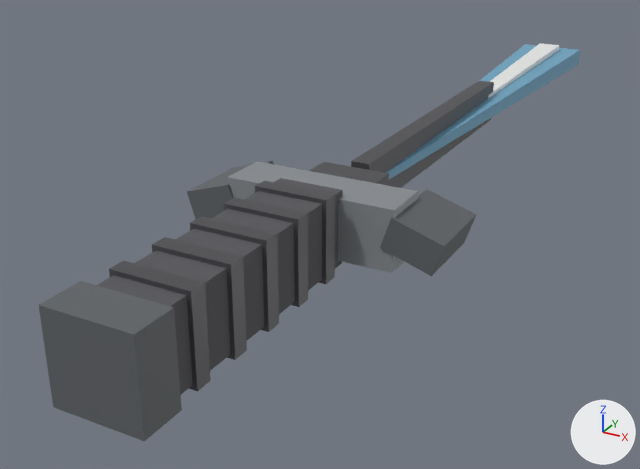
Two versions of the Blender file assets/source/wpn_plasma_blade.blend, one commit apart.
Both versions are drawn from a camera (50 mm lens) standing at (0.185, -0.323, 0.158) and looking at (-0.041, 0.088, -0.047). The axes (+X, +Y, +Z) are drawn at lower right. The lights are the same throughout. The first picture is the older version.

Objects in the first picture: 'wpn_plasma_blade'.
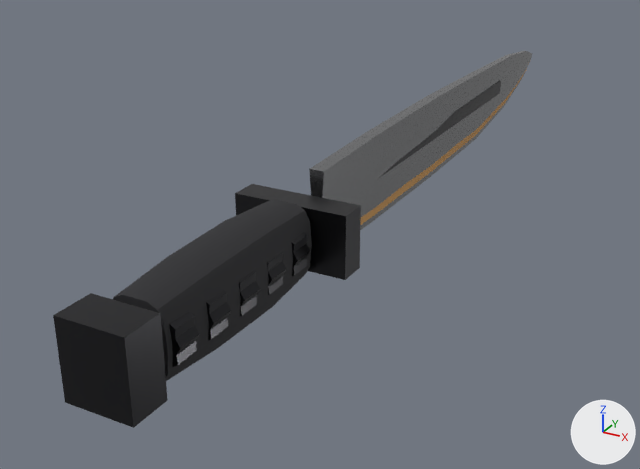
The change, as a diff of the scene's bpy script:
```diff
--- a/assets/source/wpn_plasma_blade.blend.py
+++ b/assets/source/wpn_plasma_blade.blend.py
@@ mat_ns_grip @@
 mat_ns_grip = principled_material('ns_grip')
-mat_ns_grip.base_color = (0.1, 0.1, 0.11)  # dark grey #59595d
+mat_ns_grip.base_color = (0.02, 0.02, 0.023)  # black #27272a
 mat_ns_grip.metallic = 0.02
@@ mat_ns_trim @@
 mat_ns_trim = principled_material('ns_trim')
-mat_ns_trim.base_color = (0.09, 0.09, 0.1)  # dark grey #555559
-mat_ns_trim.metallic = 0.3
+mat_ns_trim.base_color = (0.038, 0.038, 0.042)  # dark grey #37373a
+mat_ns_trim.metallic = 0.92
 mat_ns_trim.roughness = 0.44
@@ mat_ns_body_dark @@
 mat_ns_body_dark = principled_material('ns_body_dark')
-mat_ns_body_dark.base_color = (0.13, 0.14, 0.15)  # dark grey #65696c
+mat_ns_body_dark.base_color = (0.026, 0.027, 0.03)  # dark grey #2d2e30
 mat_ns_body_dark.metallic = 0.18
@@ me_wpn_plasma_blade_mesh @@
-me_wpn_plasma_blade_mesh.from_pydata(...)  # 112 vertices, 84 faces; spans x -0.067..0.067, y -0.142..0.41, z -0.02..0.02
+me_wpn_plasma_blade_mesh.from_pydata(...)  # 439 vertices, 280 faces; spans x -0.028..0.028, y -0.141..0.348, z -0.025..0.025
+# me_wpn_plasma_blade_mesh part 1: a new loose piece, a box spanning x -0.0022..0.0022, y 0.07..0.27, z -0.0005..0.0085, in mat_ns_trim (dark grey #37373a)
+# me_wpn_plasma_blade_mesh part 2: a new loose piece, a box spanning x -0.028..0.028, y -0.015..-0.001, z -0.015..0.015, in mat_ns_trim (dark grey #37373a)
+# me_wpn_plasma_blade_mesh part 3: a new loose piece, a 28-sided cylinder along y spanning x -0.016..0.016, y -0.036..-0.024, z -0.016..0.016, in mat_ns_trim (dark grey #37373a)
+# me_wpn_plasma_blade_mesh part 4: a new loose piece, a 28-sided cylinder along y spanning x -0.016..0.016, y -0.056..-0.045, z -0.016..0.016, in mat_ns_trim (dark grey #37373a)
+# me_wpn_plasma_blade_mesh part 5: a new loose piece, a 28-sided cylinder along y spanning x -0.016..0.016, y -0.075..-0.064, z -0.016..0.016, in mat_ns_trim (dark grey #37373a)
+# me_wpn_plasma_blade_mesh part 6: a new loose piece, a 28-sided cylinder along y spanning x -0.016..0.016, y -0.095..-0.084, z -0.016..0.016, in mat_ns_trim (dark grey #37373a)
+# me_wpn_plasma_blade_mesh part 7: a new loose piece, a 28-sided cylinder along y spanning x -0.016..0.016, y -0.116..-0.105, z -0.016..0.016, in mat_ns_trim (dark grey #37373a)
+# me_wpn_plasma_blade_mesh part 8: a new loose piece, a box spanning x -0.015..0.015, y -0.141..-0.123, z -0.017..0.017, in mat_ns_trim (dark grey #37373a)
+# me_wpn_plasma_blade_mesh part 9: the loose piece of 8 vertices spanning x -0.016..0.016, y -0.125..0.005, z -0.018..0.018 is rebuilt with 56 vertices and now spans x -0.015..0.015, y -0.118..-0.018, z -0.02..0.02
+# me_wpn_plasma_blade_mesh part 10: the loose piece of 8 vertices spanning x -0.008..0.008, y 0.05..0.4, z -0.01..0.01 is rebuilt with 28 vertices and now spans x -0.001..0.001, y 0.01..0.348, z -0.022..0.009, in mat_ns_energy_amber (orange #b88435)
+# me_wpn_plasma_blade_mesh part 11: the loose piece of 8 vertices spanning x -0.005..0.005, y 0.055..0.245, z -0.013..0.013 is rebuilt with 35 vertices and now spans x -0.004..0.004, y 0.01..0.348, z -0.025..0.025, in mat_ns_steel (grey #939496)
+# me_wpn_plasma_blade_mesh part 12: 11 loose pieces with 88 vertices, spanning x -0.067..0.067, y -0.142..0.41, z -0.02..0.02, are deleted
+# me_wpn_plasma_blade_mesh part 13: the surface is now shaded smooth
+# other edits to the shape of me_wpn_plasma_blade_mesh do not show in these pictures
 me_wpn_plasma_blade_mesh.materials.append(mat_ns_grip)
@@ me_wpn_plasma_blade_mesh @@
 me_wpn_plasma_blade_mesh.materials.append(mat_ns_body_dark)
-me_wpn_plasma_blade_mesh.materials.append(mat_ns_body)  # grey #93979b
-me_wpn_plasma_blade_mesh.materials.append(mat_ns_energy_cyan)  # blue #6fa6c4
-me_wpn_plasma_blade_mesh.materials.append(mat_ns_energy_white)  # white #ecedec
+me_wpn_plasma_blade_mesh.materials.append(mat_ns_steel)  # grey #939496
+me_wpn_plasma_blade_mesh.materials.append(mat_ns_energy_amber)  # orange #b88435
```

Changed parts and their boxes [x1, y1, x2, y2] in the pictures (640 x 469 px):
'wpn_plasma_blade', recoloured, surface changed, reshaped (11% narrower)
    before: [39, 43, 580, 441]
    after: [53, 51, 532, 428]
part 1 of me_wpn_plasma_blade_mesh, added
    after: [379, 80, 501, 178]
part 2 of me_wpn_plasma_blade_mesh, added
    after: [235, 184, 361, 280]
part 3 of me_wpn_plasma_blade_mesh, added
    after: [292, 232, 311, 276]
part 4 of me_wpn_plasma_blade_mesh, added
    after: [267, 252, 286, 295]
part 5 of me_wpn_plasma_blade_mesh, added
    after: [239, 271, 260, 316]
part 6 of me_wpn_plasma_blade_mesh, added
    after: [206, 291, 231, 340]
part 7 of me_wpn_plasma_blade_mesh, added
    after: [169, 312, 199, 367]
part 8 of me_wpn_plasma_blade_mesh, added
    after: [53, 293, 168, 428]
part 9 of me_wpn_plasma_blade_mesh, rebuilt (19% narrower, 16% shorter)
    before: [97, 178, 343, 395]
    after: [113, 199, 312, 381]
part 10 of me_wpn_plasma_blade_mesh, rebuilt
    before: [488, 43, 559, 98]
    after: [360, 62, 530, 225]
part 11 of me_wpn_plasma_blade_mesh, rebuilt (56% wider, 67% taller)
    before: [351, 81, 494, 188]
    after: [309, 51, 532, 230]
part 12 of me_wpn_plasma_blade_mesh, deleted
    before: [39, 44, 580, 441]
